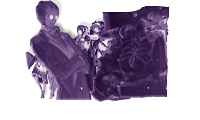
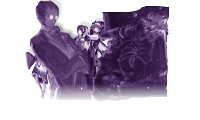
The second 200 x 120 image is a revision of the first. Changes to its layers:
painted on "图层 19", masked it over [38, 84, 167, 102]
removed layer "图层 18" over [92, 84, 167, 102]
removed layer "下载 (12)" over [38, 84, 131, 101]